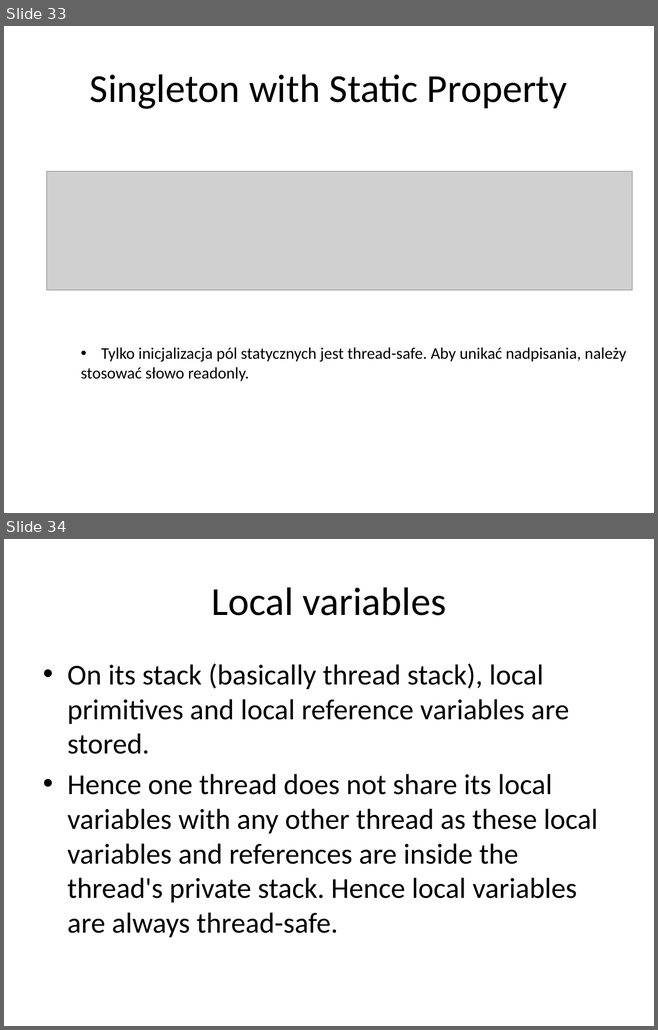
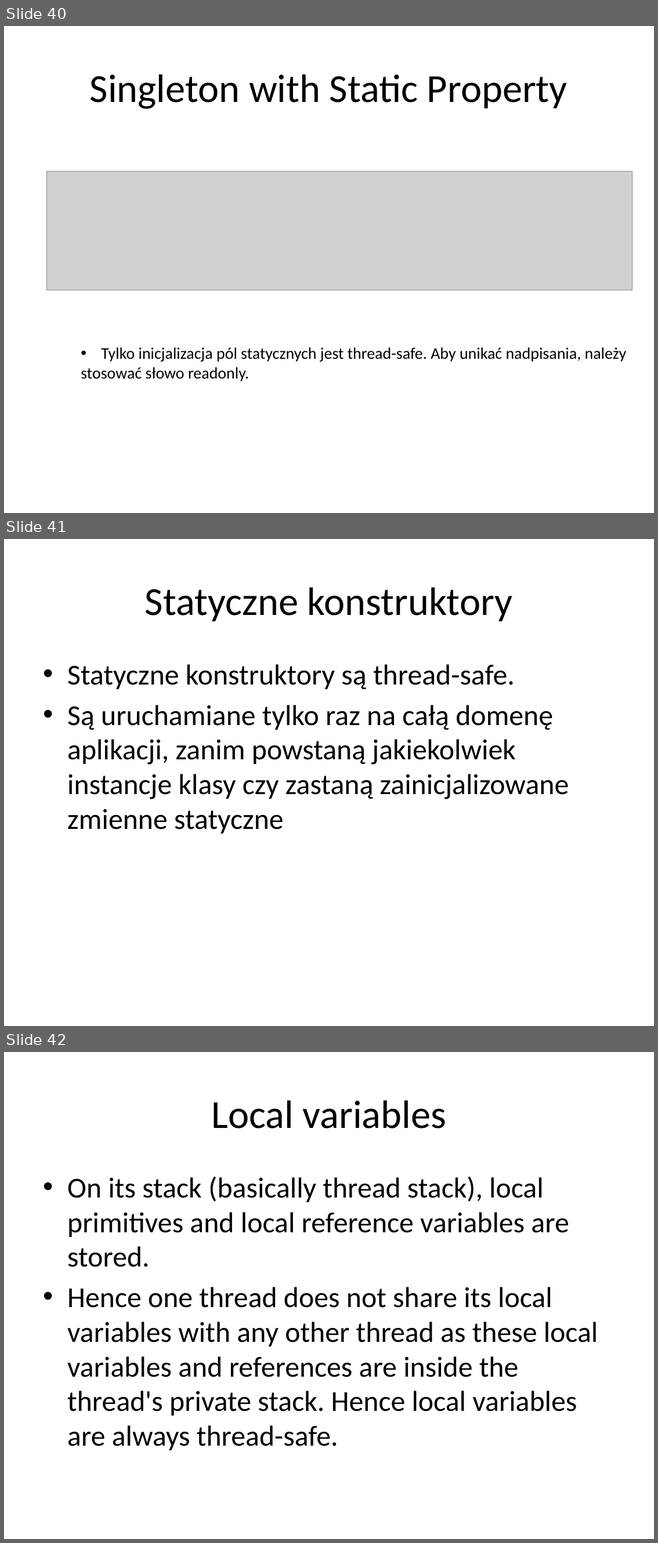
Before and after one commit to vantale/SOLID.DesignPatterns, a slide deck: SOLID.DesignPatterns/Singleton/Singleton - Presentation.pptx. Shown one above the other, each under a label of ours: slides 33 and 34 before the commit, slides 40, 41 and 42 after it. The pictures are 658x1030 and 658x1543 pixels, drawn with LibreOffice and Linux fonts; fonts in the diff are those of the drawing; grey boxes stand for pictures. Boxes give left, top, right and bottom in pixels: in the first picture for what was removed or moved away, otherwise in the second. Text is boxed around its words. In the diff, an @@ line names an element or a change of style, - is before the commit and + after.

```diff
--- a/SOLID.DesignPatterns/Singleton/Singleton - Presentation.pptx
+++ b/SOLID.DesignPatterns/Singleton/Singleton - Presentation.pptx
@@ slide 41 added at [4, 539, 654, 1026], background #FFFFFF @@
@@ title added at [145, 587, 513, 621], 44 pt, text #000000 @@
+Statyczne konstruktory
@@ text added at [67, 664, 569, 834], 32 pt, text #000000 @@
+• Statyczne konstruktory są thread-safe.
+• Są uruchamiane tylko raz na całą domenę aplikacji, zanim powstaną jakiekolwiek instancje klasy czy zastaną zainicjalizowane zmienne statyczne
@@ what was slide 33 is now slide 40 @@
@@ what was slide 34 is now slide 42 @@
```
Also in this commit, not shown: 7 other slides added.
